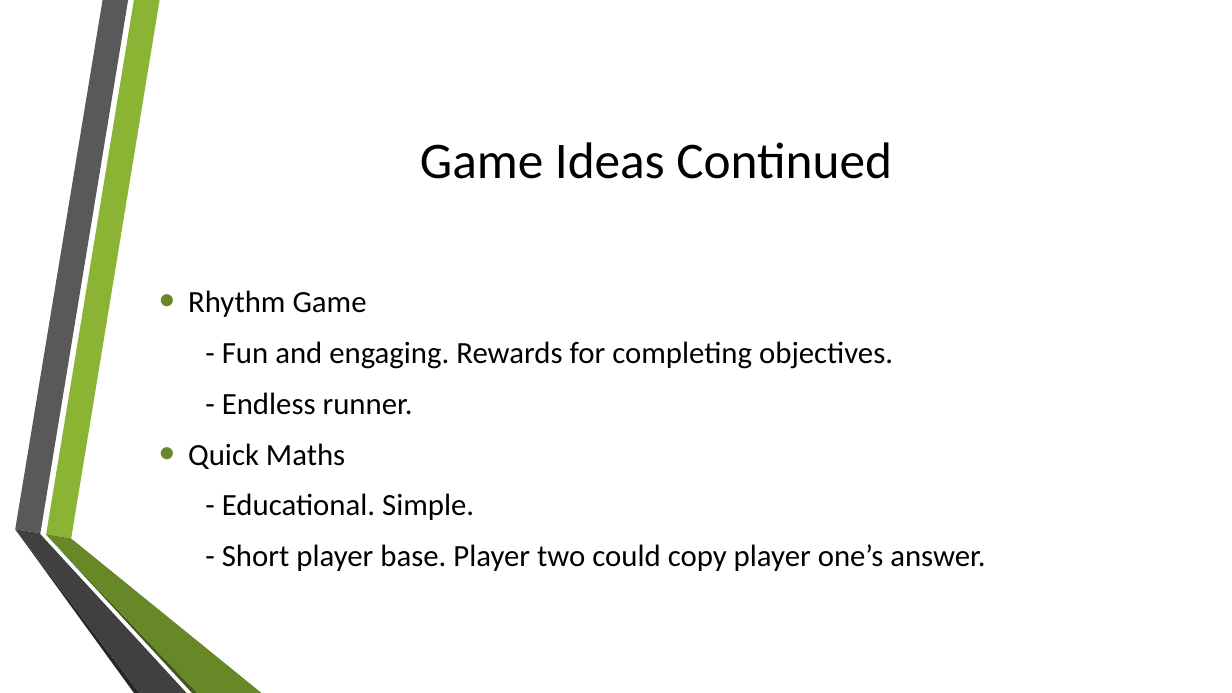
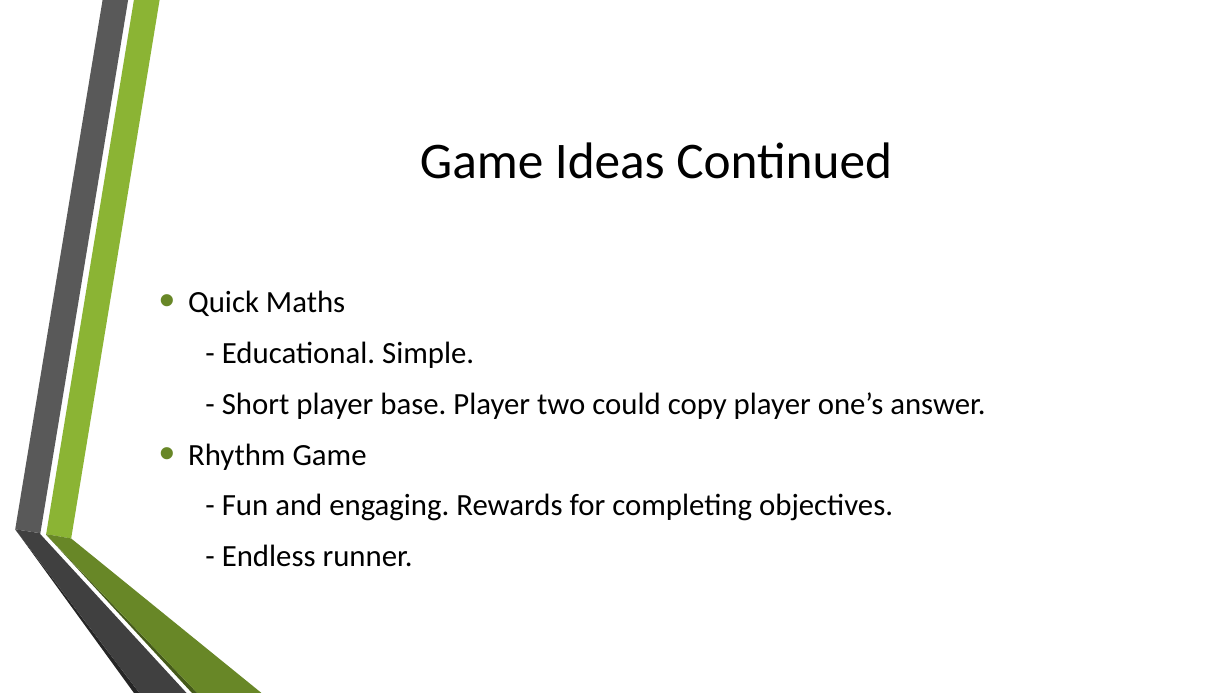
Before and after one commit to UoSGroupProjects1718/mgp-mpg-group-5, a slide deck: slide 6 of Management/Presentations/Initial presentation.pptx. Drawn at 1232x693 pixels with LibreOffice and Linux fonts; fonts in the diff are those of the drawing; background and template pictures are left out. Boxes give left, top, right and bottom in pixels: in the first picture for what was removed or moved away, otherwise in the second. Text is boxed around its words. In the diff, an @@ line names an element or a change of style, - is before the commit and + after.

Commit message:
Updated presentation

```diff
--- a/Management/Presentations/Initial presentation.pptx
+++ b/Management/Presentations/Initial presentation.pptx
@@ text at (188,290,985,419): paragraphs added @@
+• Quick Maths
+- Educational. Simple.
+- Short player base. Player two could copy player one’s answer.
@@ text at (188,443,985,571): paragraphs removed @@
-• Quick Maths
-- Educational. Simple.
-- Short player base. Player two could copy player one’s answer.
```
Also in this commit, not shown: 4 other slides changed, 1 slide added, 1 slide removed.
